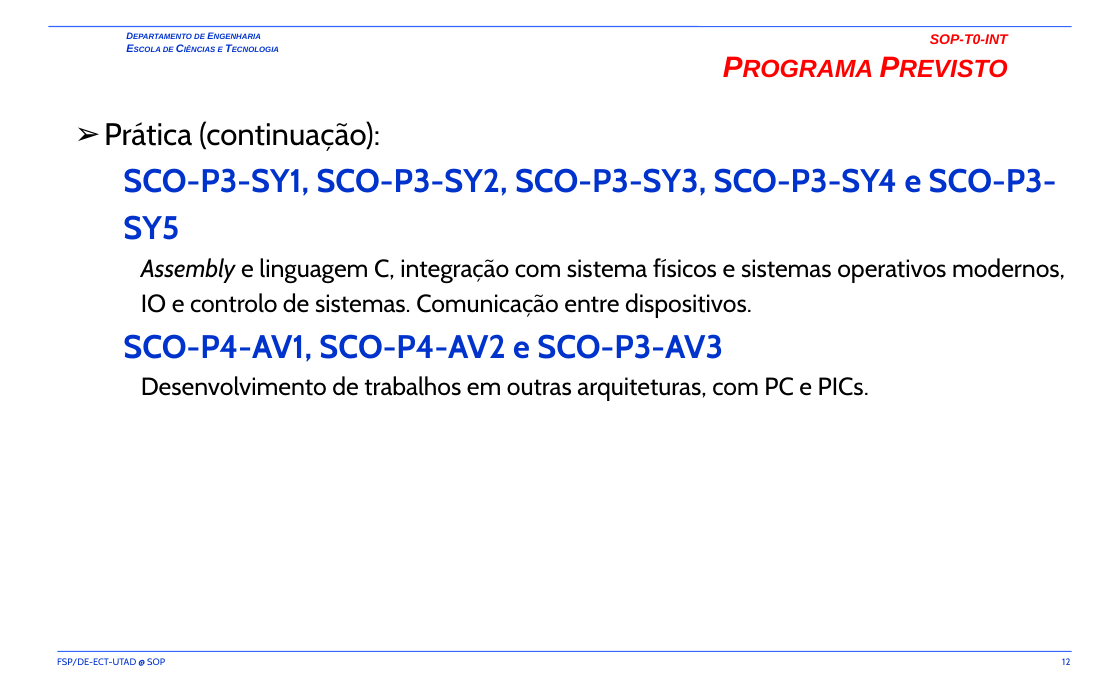
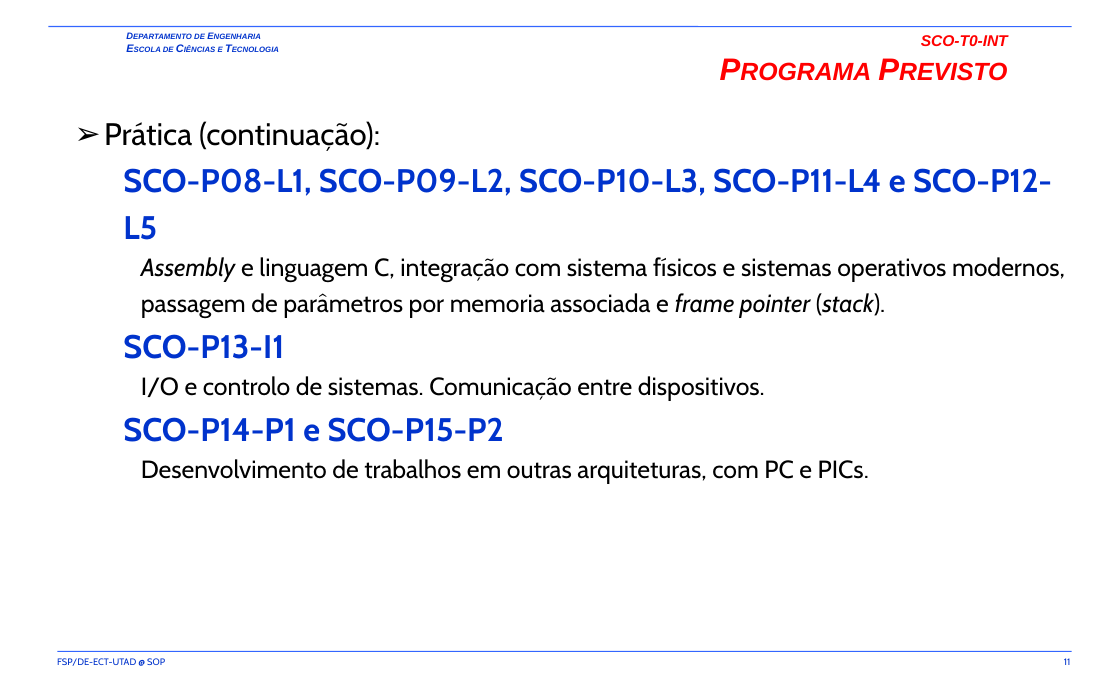
Before and after one commit to fsp864/UTAD-SCO, a slide deck: slide 11 of aulas/t/SCO-T0-INT.pptx (slide 12 before the commit). Drawn at 1120x700 pixels with LibreOffice and Linux fonts; fonts in the diff are those of the drawing; background and template pictures are left out. Boxes give left, top, right and bottom in pixels: in the first picture for what was removed or moved away, otherwise in the second. Text is boxed around its words. In the diff, an @@ line names an element or a change of style, - is before the commit and + after.

```diff
--- a/aulas/t/SCO-T0-INT.pptx
+++ b/aulas/t/SCO-T0-INT.pptx
@@ title at (x1=921, y1=35, x2=1008, y2=46): text changed; size 16 to 20 pt @@
-SOP-T0-INT
-PROGRAMA PREVISTO
+SCO-T0-INT
+Programa Previsto
@@ text at (x1=123, y1=168, x2=1065, y2=442): text changed @@
-  SCO-P3-SY1, SCO-P3-SY2, SCO-P3-SY3, SCO-P3-SY4 e SCO-P3-SY5
-    Assembly e linguagem C, integração com sistema físicos e sistemas operativos modernos, IO e controlo de sistemas. Comunicação entre dispositivos.
-  SCO-P4-AV1, SCO-P4-AV2 e SCO-P3-AV3
+  SCO-P08-L1, SCO-P09-L2, SCO-P10-L3, SCO-P11-L4 e SCO-P12-L5
+    Assembly e linguagem C, integração com sistema físicos e sistemas operativos modernos, passagem de parâmetros por memoria associada e frame pointer (stack).
+  SCO-P13-I1
+    I/O e controlo de sistemas. Comunicação entre dispositivos.
+  SCO-P14-P1 e SCO-P15-P2
@@ page number at (x1=1064, y1=658, x2=1071, y2=665): text changed @@
-12
+11
```
Also in this commit, not shown: 11 other slides changed, 1 slide added, 3 slides removed, 1 other file.
